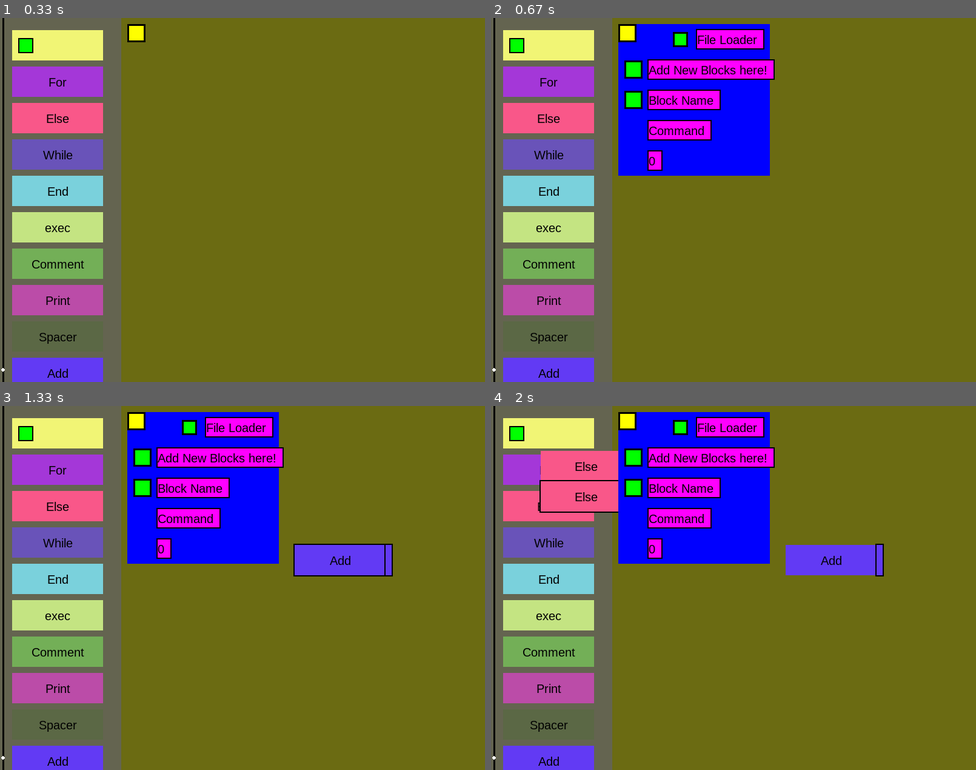
Above: before the commit, frames 1-4 (two rows, left to right).
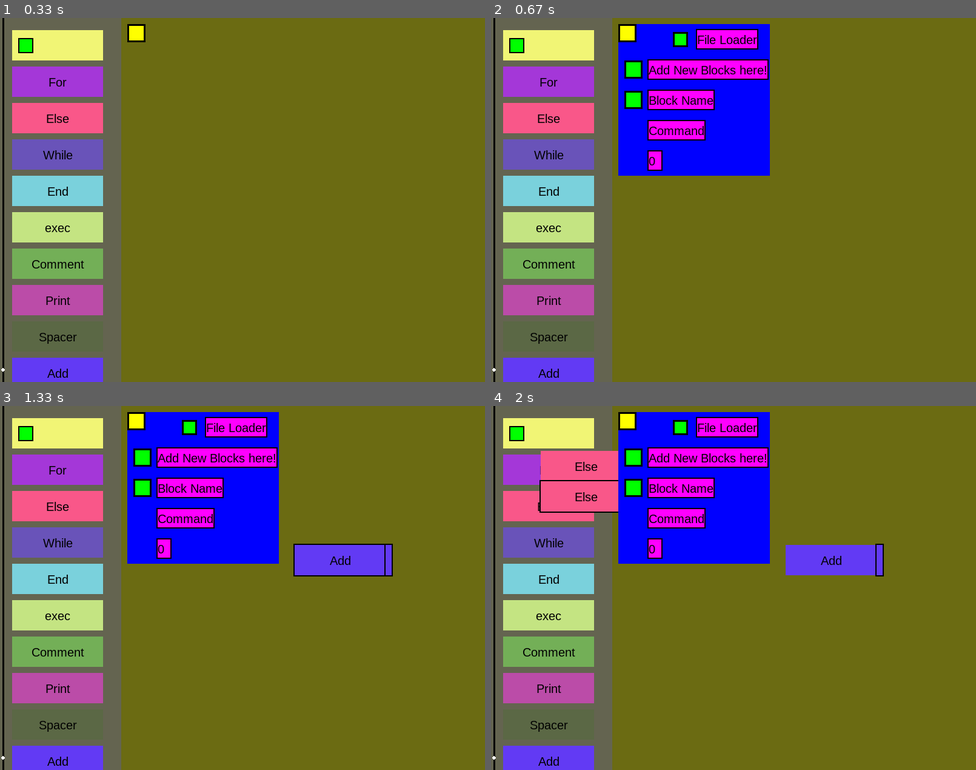
Above: after the commit, the same moments.

Repository: wsadzanie2/PyBlockCode
Game: pygame game, started from main.py
Same seed, same stepped clock (60 frames per second), same inputs: the game is played once before the commit and once after it.
Inputs (mouse positions are in pixels of both pictures, inside the frame that each line leads up to):
- Up to frame 1 (0.33 s): no input
- Up to frame 2 (0.67 s): click (626, 32) at 0.38 s
- Up to frame 3 (1.33 s): click "Add New Blocks here!" at 0.72 s; press the mouse at (58, 759) at 1.03 s; move the mouse to (198, 660) at 1.13 s; release the mouse at (339, 558) at 1.27 s
- Up to frame 4 (2 s): click (549, 507) at 1.38 s; press the mouse at (549, 507) at 1.7 s; move the mouse to (568, 486) at 1.8 s; release the mouse at (588, 464) at 1.93 s

Frame 1 is identical in both runs. In frame 2, 0.3% of the frame differs, in the area x 44-59%, y 3-34%; in frame 3, 0.3%; in frame 4, 0.3%.

Commit message:
made TextInputs better

Diff:
--- a/main.py
+++ b/main.py
@@ -297,7 +297,9 @@
         self.text_surface = self.font.render(self.text, True, (0, 0, 0))
         self.text_rect = self.text_surface.get_rect()
         self.text_rect.midleft = self.rect.midleft
-        self.rect.width = self.text_rect.width + 10
+        self.rect.width = self.text_rect.width
+        if len(self.text) <= 1:
+            self.rect.width += 10
 
     def draw(self, surface):
         self.update_values()
